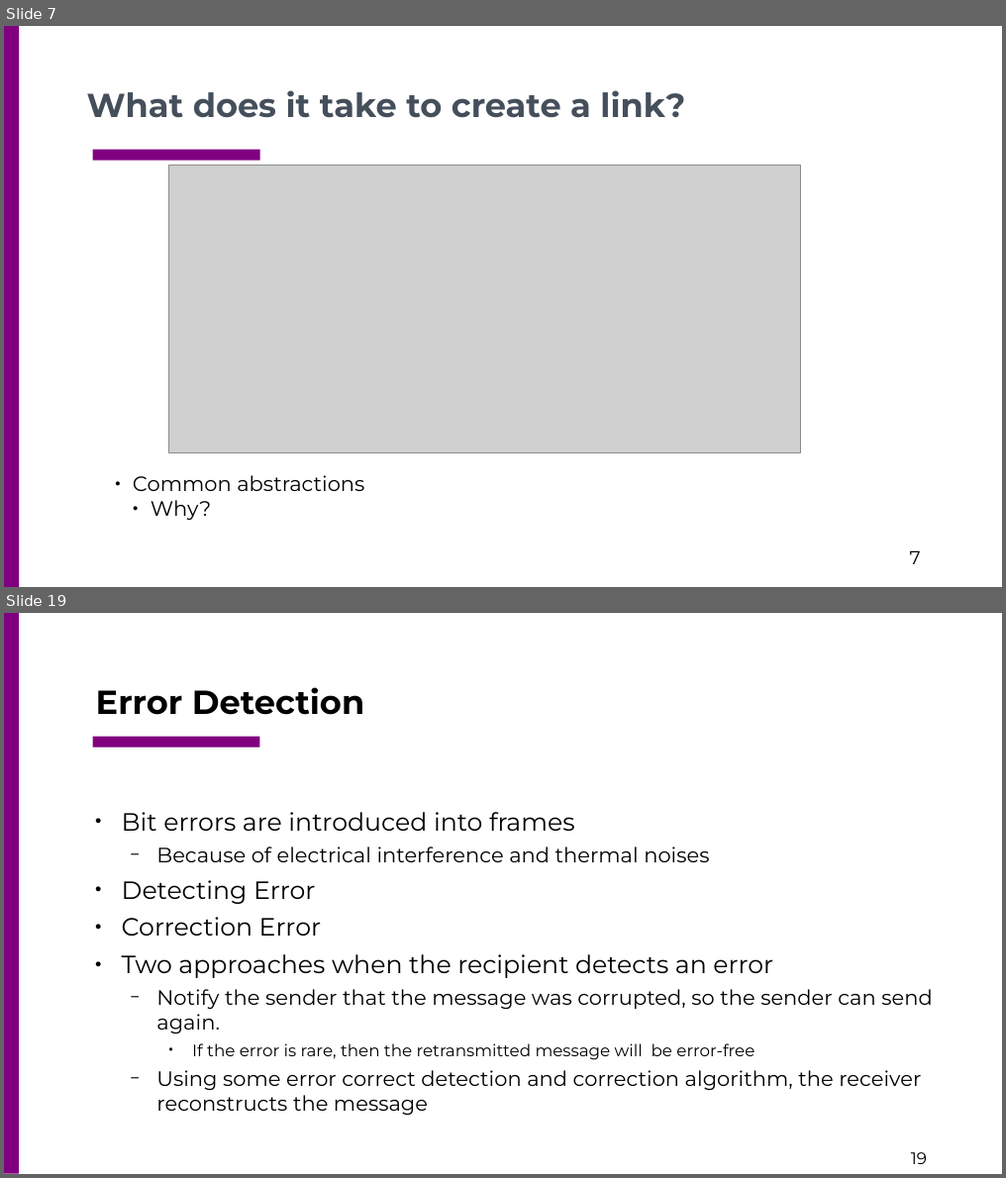
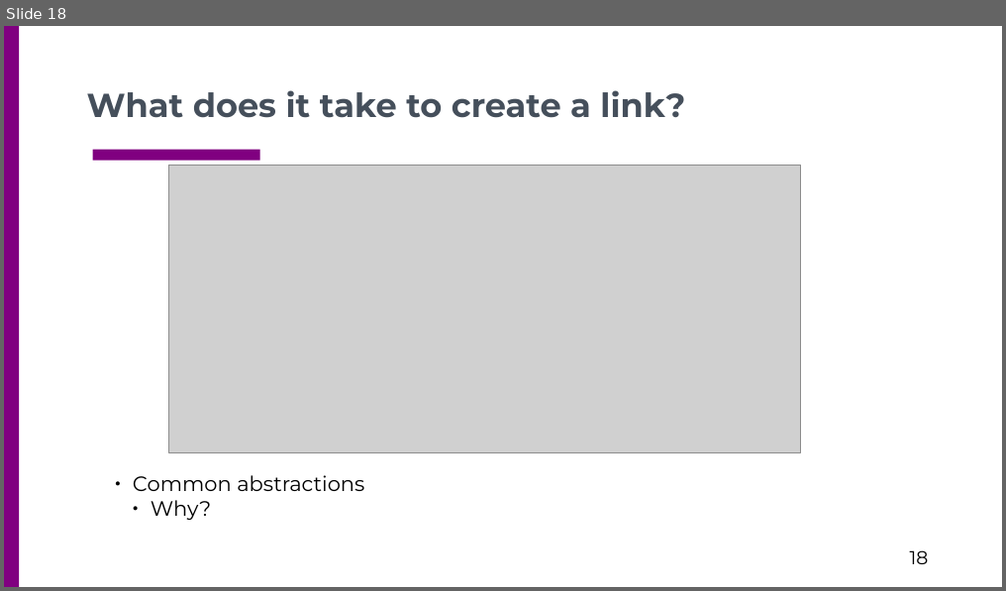
Before and after one commit to csc4200/csc4200.github.io, a slide deck: docs/lectures_source/class_slides-3.odp. Shown one above the other, each under a label of ours: slides 7 and 19 before the commit, slide 18 after it; the slides between them are not shown. The pictures are 1006x1178 and 1006x591 pixels, drawn with LibreOffice and Linux fonts; fonts in the diff are those of the drawing; grey boxes stand for pictures. Boxes give left, top, right and bottom in pixels: in the first picture for what was removed or moved away, otherwise in the second. Text is boxed around its words. In the diff, an @@ line names an element or a change of style, - is before the commit and + after.

```diff
--- a/docs/lectures_source/class_slides-3.odp
+++ b/docs/lectures_source/class_slides-3.odp
@@ slide 19 removed at (4,613,1002,1174), background #FFFFFF; not listed: 2 template elements that a slide beside it also shows @@
@@ title removed at (96,687,364,715) @@
-Error Detection
@@ text removed at (122,812,932,1115) @@
-● Bit errors are introduced into frames
-  − Because of electrical interference and thermal noises
-● Detecting Error
-● Correction Error
-● Two approaches when the recipient detects an error
-  − Notify the sender that the message was corrupted, so the sender can send again.
-    ● If the error is rare, then the retransmitted message will be error-free
-  − Using some error correct detection and correction algorithm, the receiver reconstructs the message
@@ page number removed at (911,1153,927,1164) @@
-19
@@ what was slide 7 is now slide 18 @@
@@ page number at (910,551,929,565): text changed @@
-7
+18
```
Also in this commit, not shown: 2 slides changed, 13 slides added, 22 other slides removed, 10 other files.
